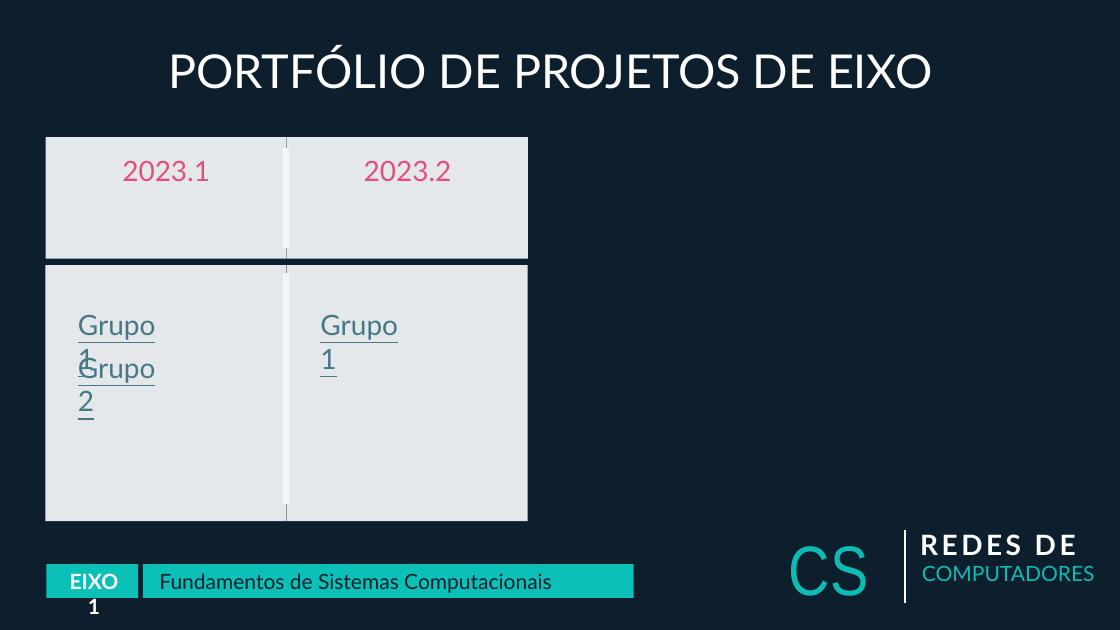
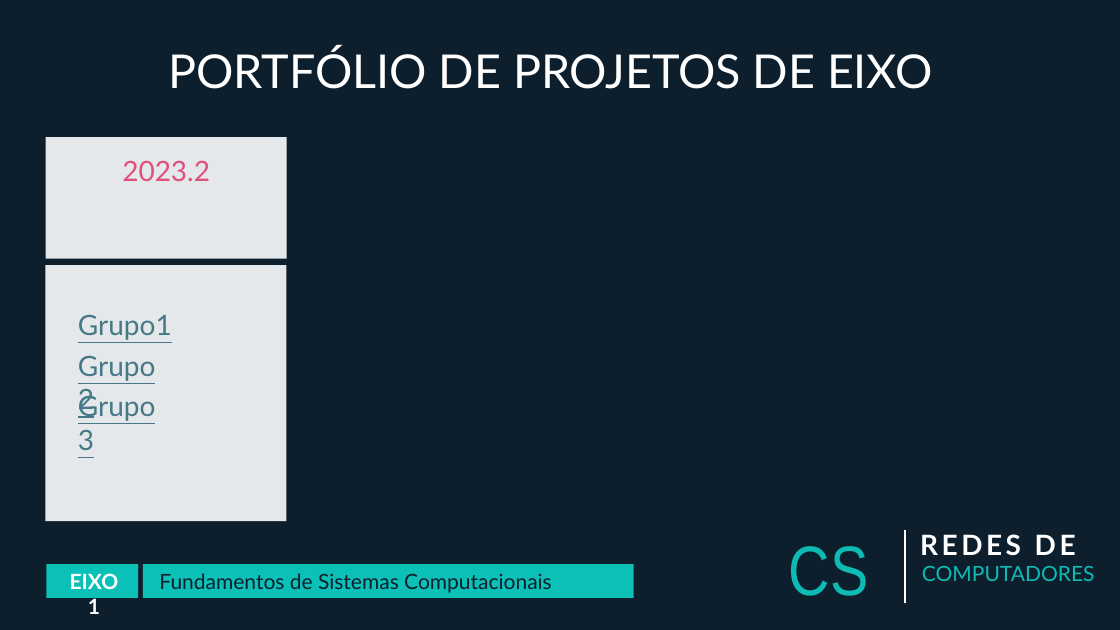
Before and after one commit to gomesluiz/porftifolio-projetos-cst-redes-computadores, a slide deck: slide 1 of Eixo1/Portifólio de Projetos Eixo 1.pptx. Drawn at 1120x630 pixels with LibreOffice and Linux fonts; fonts in the diff are those of the drawing. Boxes give left, top, right and bottom in pixels: in the first picture for what was removed or moved away, otherwise in the second. Text is boxed around its words. In the diff, an @@ line names an element or a change of style, - is before the commit and + after.

```diff
--- a/Eixo1/Portifólio de Projetos Eixo 1.pptx
+++ b/Eixo1/Portifólio de Projetos Eixo 1.pptx
@@ rectangle removed at (x1=287, y1=137, x2=528, y2=258) @@
-2023.2
@@ line removed from (287, 149) to (287, 248) @@
@@ text in rectangle at (x1=122, y1=161, x2=210, y2=181): text changed @@
-2023.1
+2023.2
@@ rectangle removed at (x1=287, y1=266, x2=528, y2=522) @@
@@ line removed from (287, 273) to (287, 504) @@
@@ text "Grupo1" rewrapped from (x1=70, y1=303, x2=179, y2=345) to (x1=78, y1=314, x2=172, y2=340) @@
@@ text "Grupo 2" moved from (x1=78, y1=354, x2=156, y2=411) to (x1=78, y1=355, x2=156, y2=415) @@
@@ text at (x1=78, y1=392, x2=156, y2=450): text changed @@
-Grupo 1
+Grupo 3
```
Also in this commit, not shown: 29 other files.
